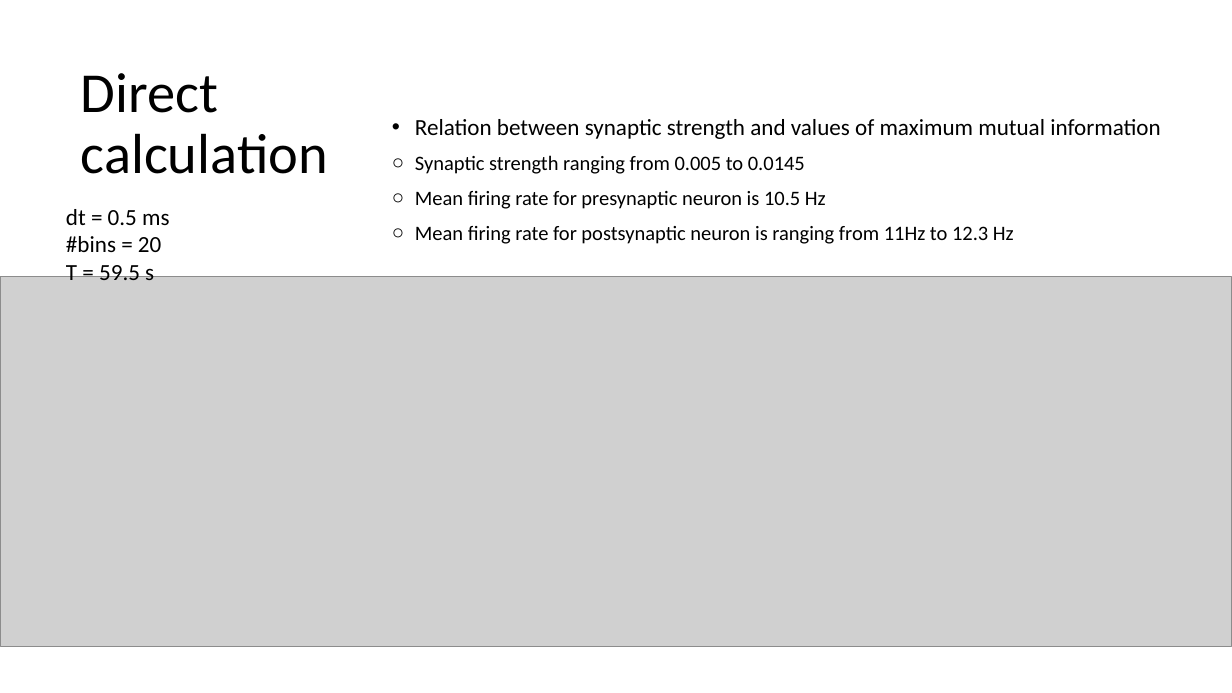
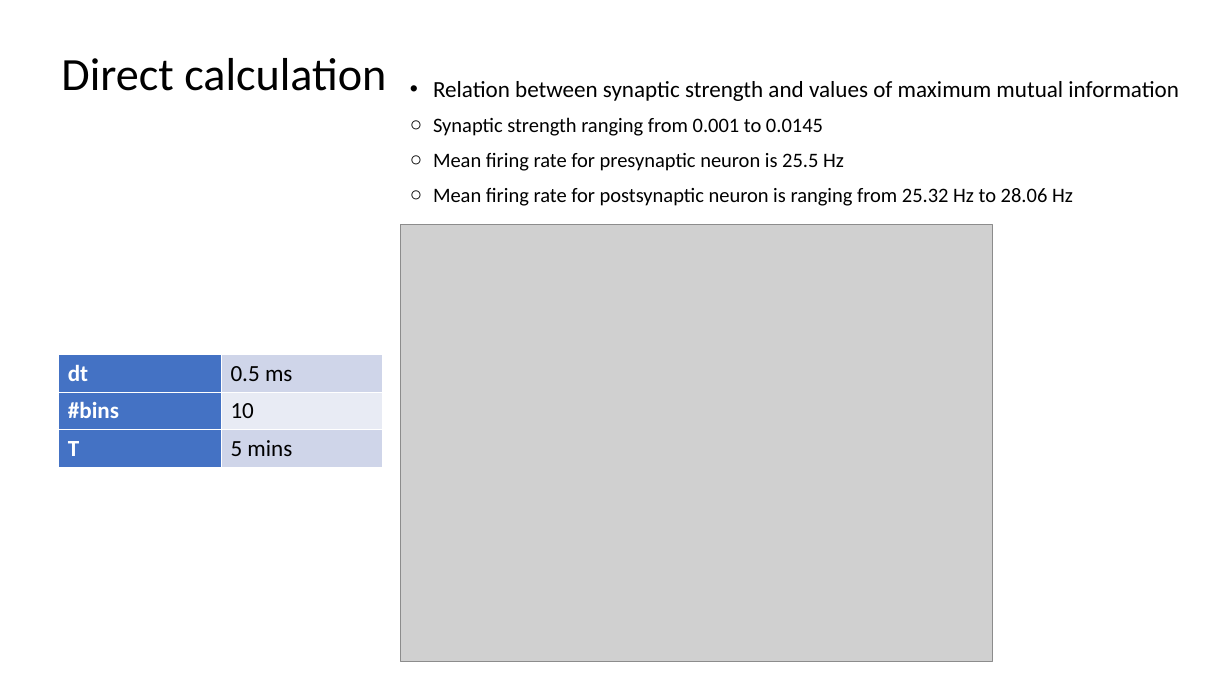
Before and after one commit to NeoNeuron/IF-neuronal-network, a slide deck: slide 17 of reports/oct31/Recent numerical results related to neuronal network simulation.pptx (slide 27 before the commit). Drawn at 1232x693 pixels with LibreOffice and Linux fonts; fonts in the diff are those of the drawing; grey boxes stand for pictures. Boxes give left, top, right and bottom in pixels: in the first picture for what was removed or moved away, otherwise in the second. Text is boxed around its words. In the diff, an @@ line names an element or a change of style, - is before the commit and + after.

```diff
--- a/reports/oct31/Recent numerical results related to neuronal network simulation.pptx
+++ b/reports/oct31/Recent numerical results related to neuronal network simulation.pptx
@@ title "Direct calculation": place and size @@
-title "Direct calculation" at [81, 73, 328, 174]
+title "Direct calculation" at [61, 58, 386, 91]
@@ title "Direct calculation" at [61, 58, 386, 91]: size 44 to 36 pt @@
@@ text "Relation between synaptic strength and ...": place and size @@
-text "Relation between synaptic strength and ..." at [415, 119, 1161, 244]
+text "Relation between synaptic strength and ..." at [433, 81, 1179, 206]
@@ text at [433, 117, 1073, 206]: text changed @@
-○ Synaptic strength ranging from 0.005 to 0.0145
-○ Mean firing rate for presynaptic neuron is 10.5 Hz
-○ Mean firing rate for postsynaptic neuron is ranging from 11Hz to 12.3 Hz
+○ Synaptic strength ranging from 0.001 to 0.0145
+○ Mean firing rate for presynaptic neuron is 25.5 Hz
+○ Mean firing rate for postsynaptic neuron is ranging from 25.32 Hz to 28.06 Hz
@@ text removed at [66, 209, 169, 280] @@
-dt = 0.5 ms
-#bins = 20
-T = 59.5 s
@@ picture added at [401, 225, 993, 662] @@
@@ picture removed at [0, 277, 1232, 647] @@
@@ table added at [58, 355, 382, 468], 3 rows, 2 columns @@
+dt | 0.5 ms
+#bins | 10
+T | 5 mins
```
Also in this commit, not shown: 16 other slides changed, 1 slide added, 13 slides removed, 44 other files.
